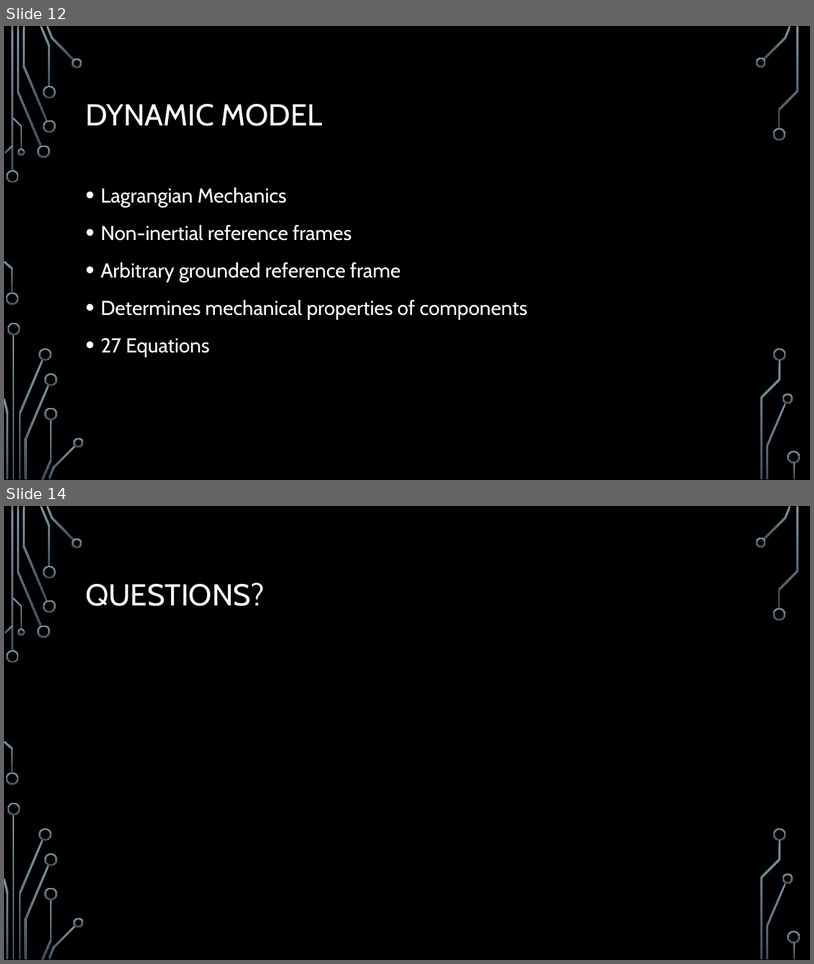
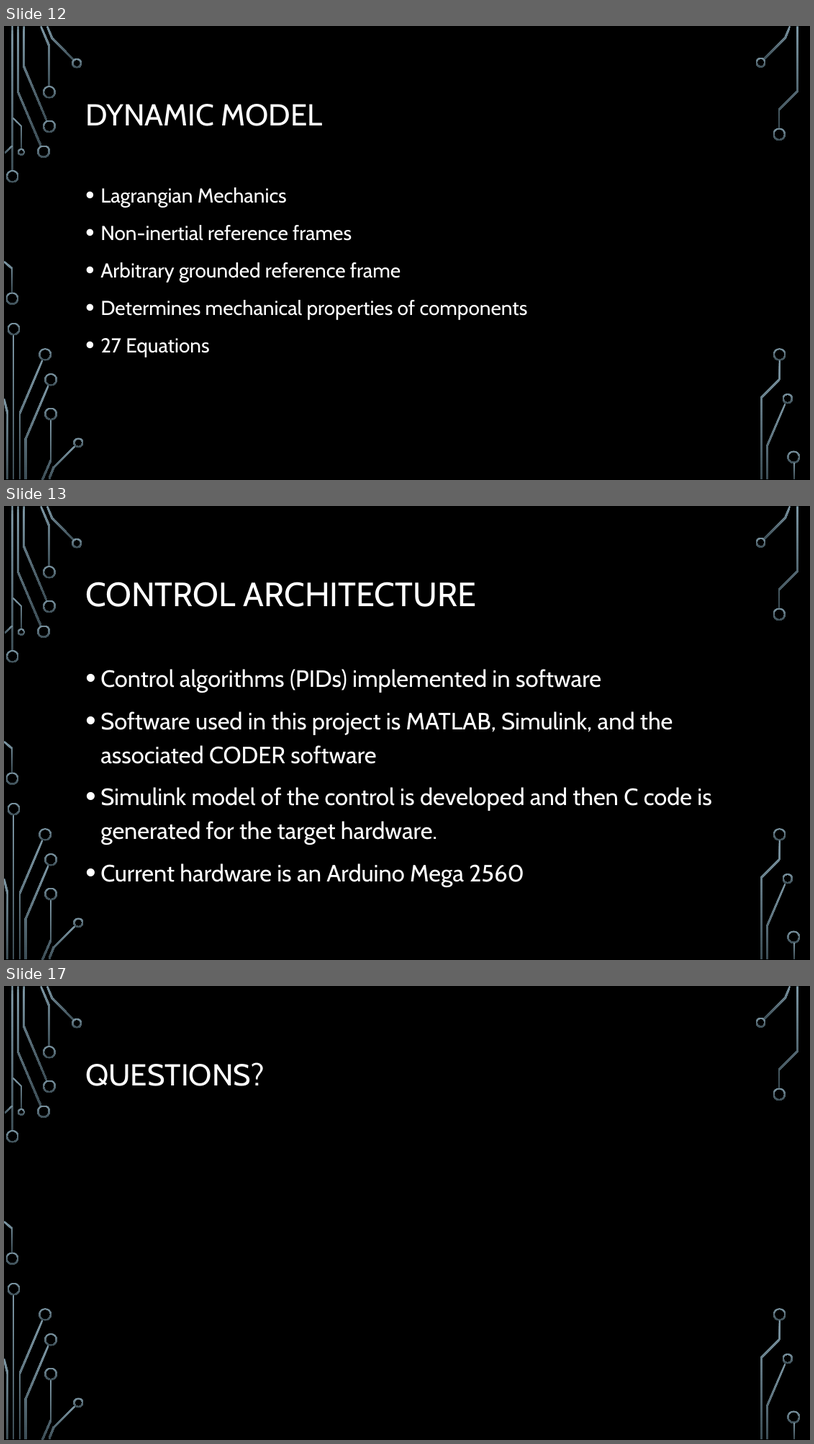
Before and after one commit to Logiant/AgileRoboticControls, a slide deck: Design Powerpoint.pptx. Shown one above the other, each under a label of ours: slides 12 and 14 before the commit, slides 12, 13 and 17 after it; the slides between them are not shown. The pictures are 814x964 and 814x1444 pixels, drawn with LibreOffice and Linux fonts; fonts in the diff are those of the drawing; background and template pictures are left out. Boxes give left, top, right and bottom in pixels: in the first picture for what was removed or moved away, otherwise in the second. Text is boxed around its words. In the diff, an @@ line names an element or a change of style, - is before the commit and + after.

Commit message:
Powerpoint, TODO List, Memo4
Powerpoint controls and software slides added

TODO list (color updated)

Memo 4 Goals removed since they have not been decided.

```diff
--- a/Design Powerpoint.pptx
+++ b/Design Powerpoint.pptx
@@ slide 13 added at [4, 506, 810, 960], background picture (left out); not listed: 36 template elements that a slide beside it also shows @@
@@ title added at [85, 582, 477, 607], 40 pt, text #FFFFFF @@
+CONTROL ARCHITECTURE
@@ text added at [100, 669, 712, 887], 28 pt, text #FFFFFF @@
+• Control algorithms (PIDs) implemented in software
+• Software used in this project is MATLAB, Simulink, and the associated CODER software
+• Simulink model of the control is developed and then C code is generated for the target hardware.
+• Current hardware is an Arduino Mega 2560
@@ what was slide 14 is now slide 17 @@
```
Also in this commit, not shown: 3 other slides added, 1 slide removed, 2 other files.
